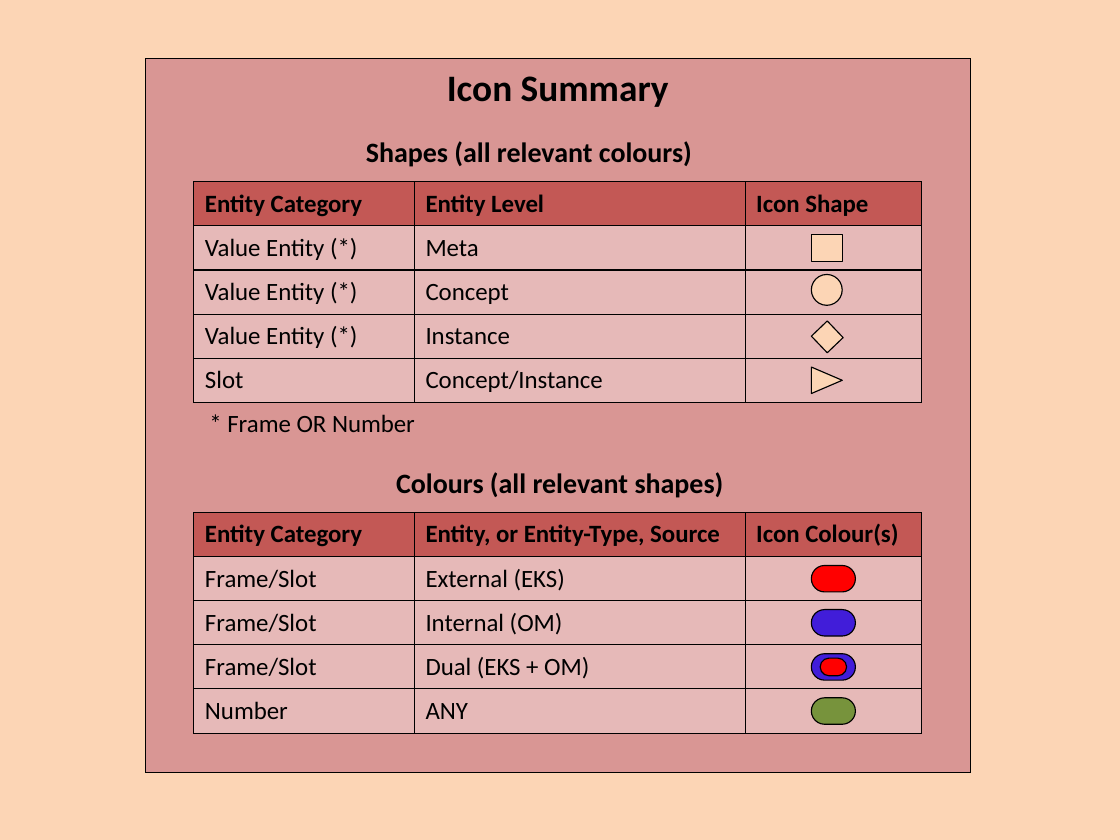
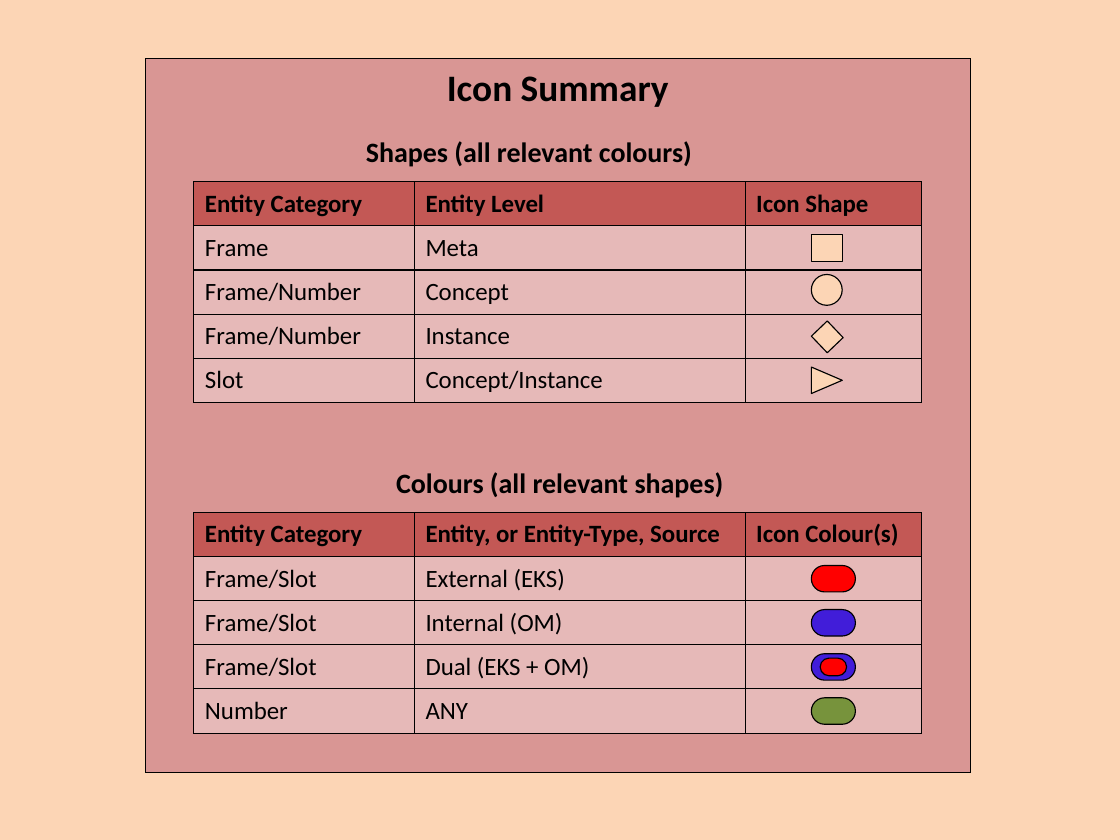
Before and after one commit to colin-puleston/mekon-hobo, a slide deck: slide 10 of docs/MEKON-HOBO Introductory Tutorial.pptx. Drawn at 1120x840 pixels with LibreOffice and Linux fonts; fonts in the diff are those of the drawing. Boxes give left, top, right and bottom in pixels: in the first picture for what was removed or moved away, otherwise in the second. Text is boxed around its words. In the diff, an @@ line names an element or a change of style, - is before the commit and + after.

```diff
--- a/docs/MEKON-HOBO Introductory Tutorial.pptx
+++ b/docs/MEKON-HOBO Introductory Tutorial.pptx
@@ text in rectangle at [205,240,269,256]: text changed @@
-Value Entity (*)
+Frame
@@ text in rectangle at [205,282,361,301]: text changed @@
-Value Entity (*)
+Frame/Number
@@ text in rectangle at [205,326,361,345]: text changed @@
-Value Entity (*)
+Frame/Number
@@ text removed at [227,414,415,432] @@
-* Frame OR Number
```
Also in this commit, not shown: 11 other slides changed, 1 slide added.
